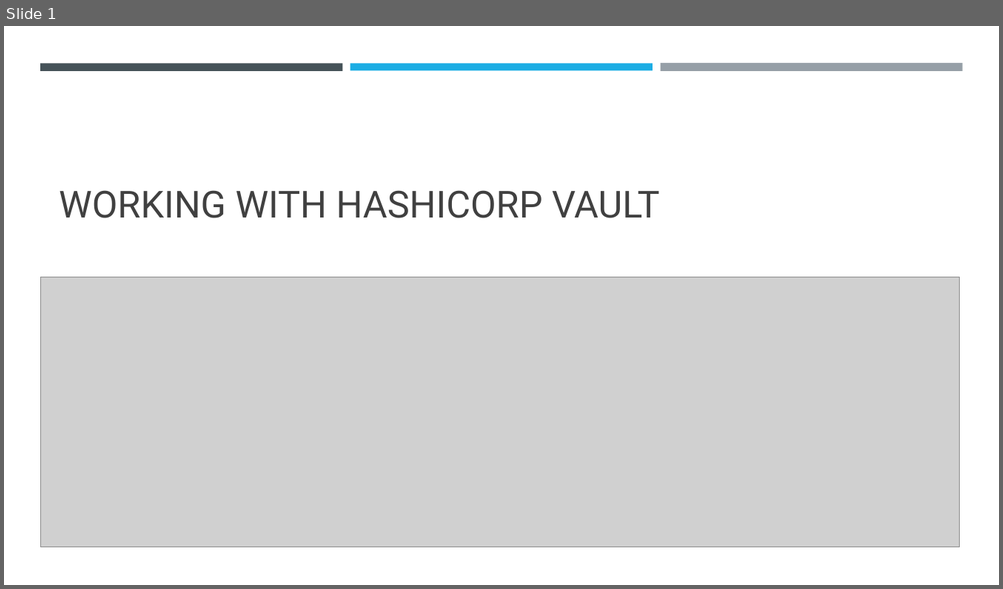
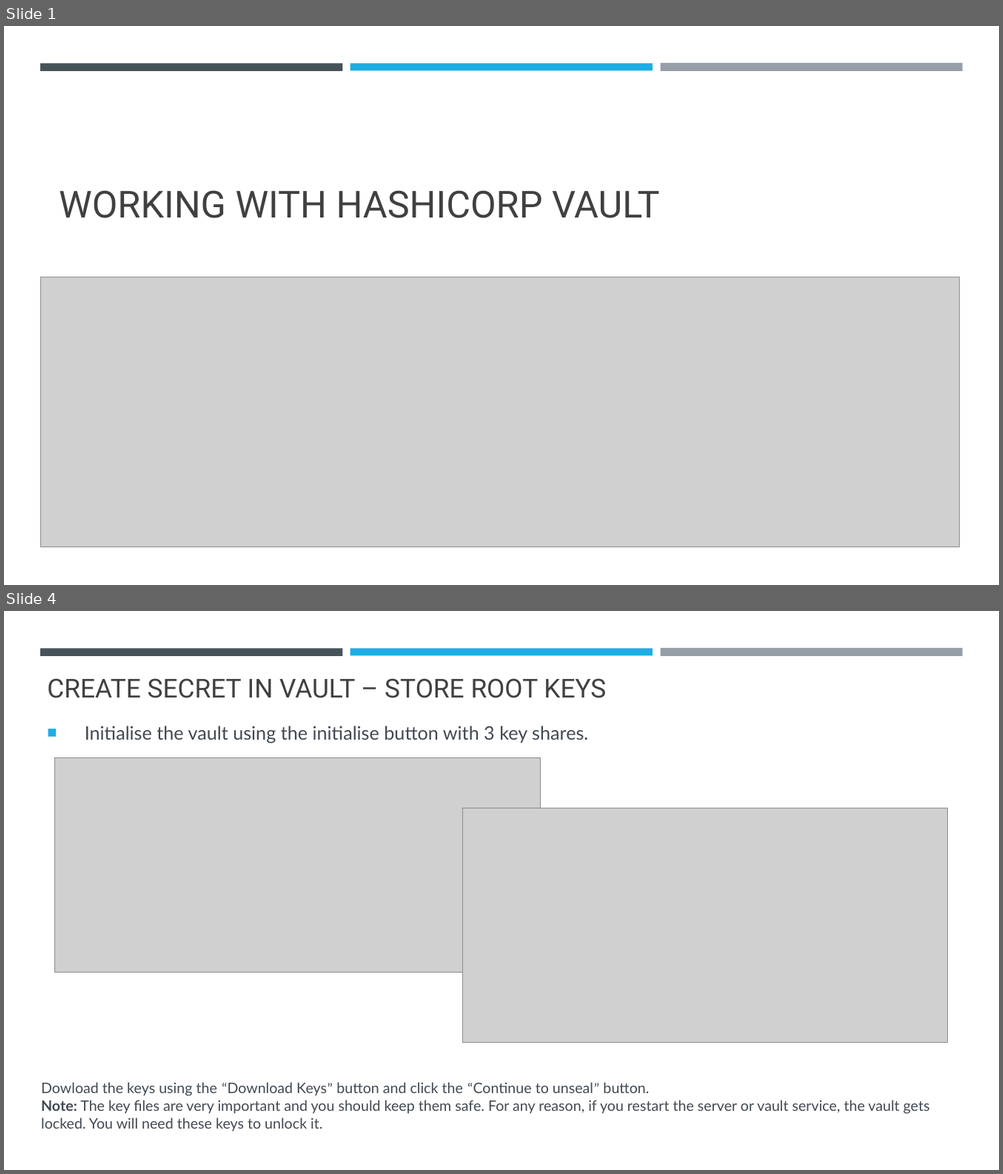
Before and after one commit to umeshmahajan/azure-brainworks2023, a slide deck: docs/Hashicorp-Vault.pptx. Shown one above the other, each under a label of ours: slide 1 before the commit, slides 1 and 4 after it; the slides between them are not shown. The pictures are 1003x589 and 1003x1174 pixels, drawn with LibreOffice and Linux fonts; fonts in the diff are those of the drawing; grey boxes stand for pictures; background and template pictures are left out. Boxes give left, top, right and bottom in pixels: in the first picture for what was removed or moved away, otherwise in the second. Text is boxed around its words. In the diff, an @@ line names an element or a change of style, - is before the commit and + after.

```diff
--- a/docs/Hashicorp-Vault.pptx
+++ b/docs/Hashicorp-Vault.pptx
@@ slide 4 added at bbox=[4, 611, 999, 1170], background #FFFFFF @@
@@ rectangle added at bbox=[40, 648, 343, 655], fill #465359 @@
@@ rectangle added at bbox=[350, 648, 652, 655], fill #1CADE4 @@
@@ rectangle added at bbox=[660, 648, 962, 657], fill #969FA7 @@
@@ title added at bbox=[47, 678, 606, 698], 25.2 pt, text #404040 @@
+CREATE SECRET IN VAULT – STORE ROOT KEYS
@@ text added at bbox=[85, 726, 588, 743], 18 pt, text #404953 @@
+■ Initialise the vault using the initialise button with 3 key shares.
@@ picture added at bbox=[55, 758, 540, 973] @@
@@ picture added at bbox=[463, 809, 948, 1044] @@
@@ text added at bbox=[41, 1082, 930, 1132], 14 pt, text #404953 @@
+Dowload the keys using the “Download Keys” button and click the “Continue to unseal” button.
+Note: The key files are very important and you should keep them safe. For any reason, if you restart the server or vault service, the vault gets locked. You will need these keys to unlock it.
```
Also in this commit, not shown: 1 slide changed, 3 other slides added, 1 slide removed, 3 other files.
